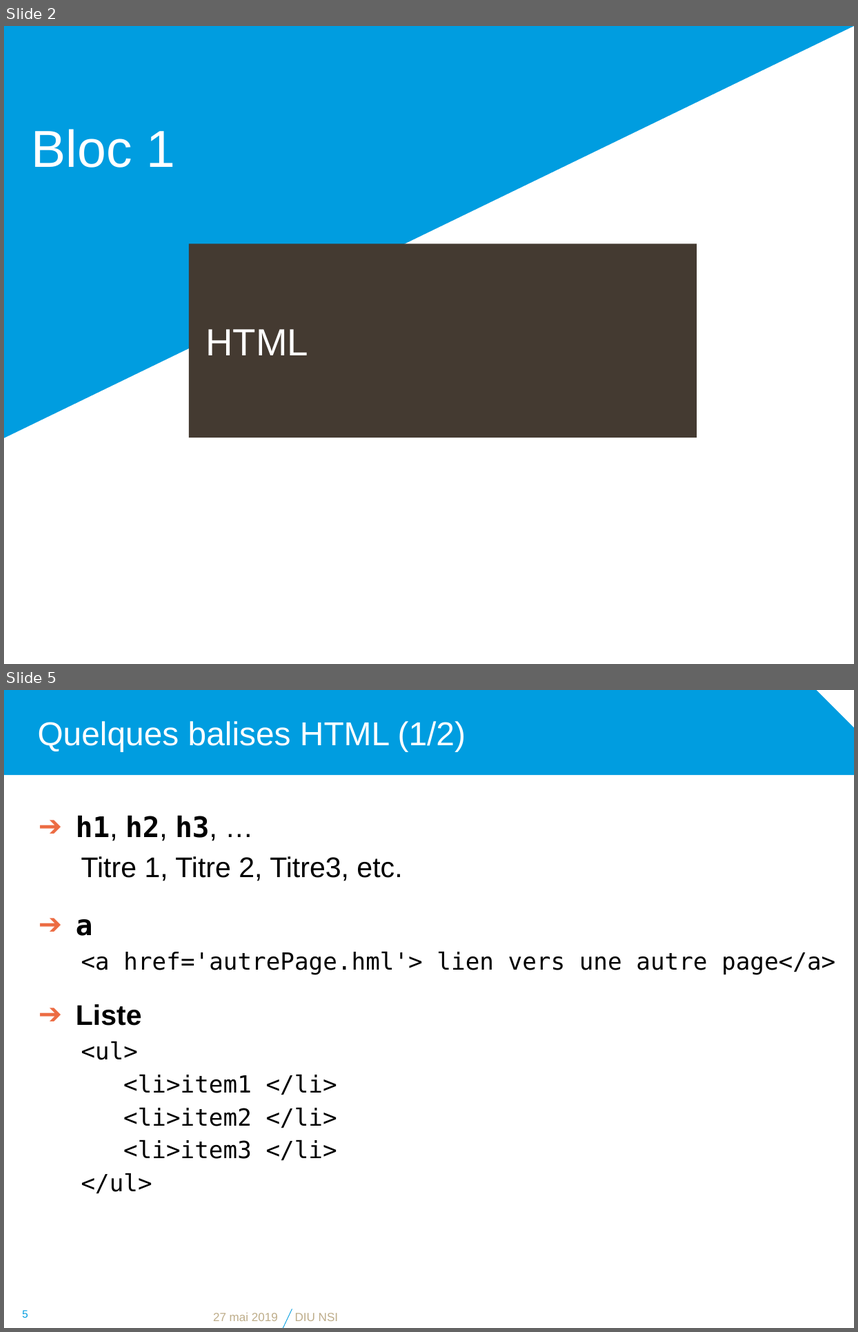
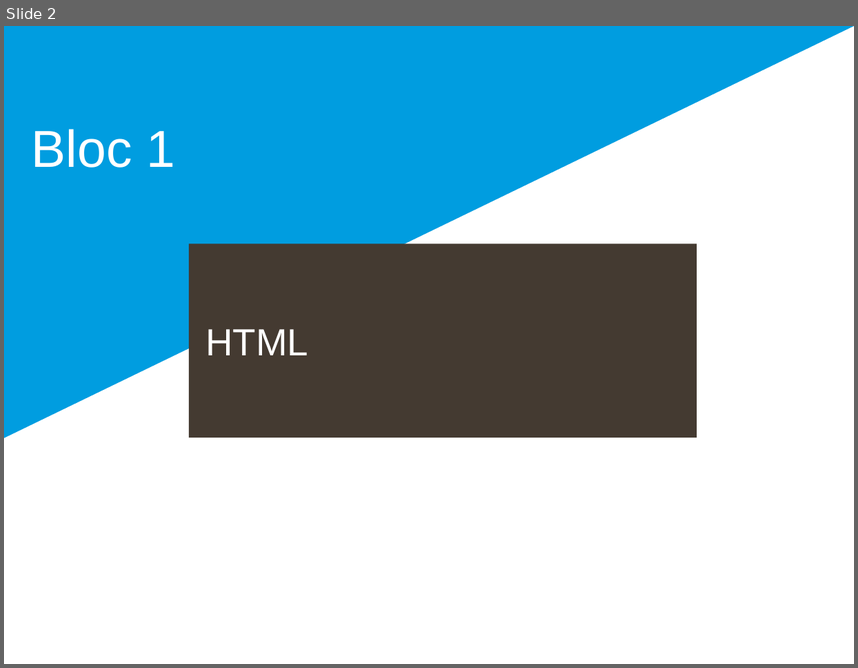
Before and after one commit to diu-uf-bordeaux/bloc1, a slide deck: web/2-HTML/html.pptx. Shown one above the other, each under a label of ours: slides 2 and 5 before the commit, slide 2 after it; the slides between them are not shown. The pictures are 858x1332 and 858x668 pixels, drawn with LibreOffice and Linux fonts; fonts in the diff are those of the drawing; background and template pictures are left out. Boxes give left, top, right and bottom in pixels: in the first picture for what was removed or moved away, otherwise in the second. Text is boxed around its words. In the diff, an @@ line names an element or a change of style, - is before the commit and + after.

Commit message:
pass on html

```diff
--- a/web/2-HTML/html.pptx
+++ b/web/2-HTML/html.pptx
@@ slide 5 removed at <box>4,690,854,1328</box>, background #FFFFFF @@
@@ snip rect removed at <box>4,690,854,775</box> @@
@@ title removed at <box>38,721,466,751</box> @@
-Quelques balises HTML (1/2)
@@ text removed at <box>76,815,835,1194</box> @@
-➔ h1, h2, h3, …
-  Titre 1, Titre 2, Titre3, etc.
-➔ a
-  <a href='autrePage.hml'> lien vers une autre page</a>
-➔ Liste
-<ul>
-<li>item1 </li>
-<li>item2 </li>
-<li>item3 </li>
-</ul>
@@ page number removed at <box>22,1310,28,1317</box> @@
-5
@@ line removed from (283, 1328) to (292, 1309) @@
@@ text removed at <box>213,1312,278,1321</box> @@
-27 mai 2019
@@ text removed at <box>295,1312,338,1321</box> @@
-DIU NSI
```
Also in this commit, not shown: 6 slides changed, 3 slides added.
